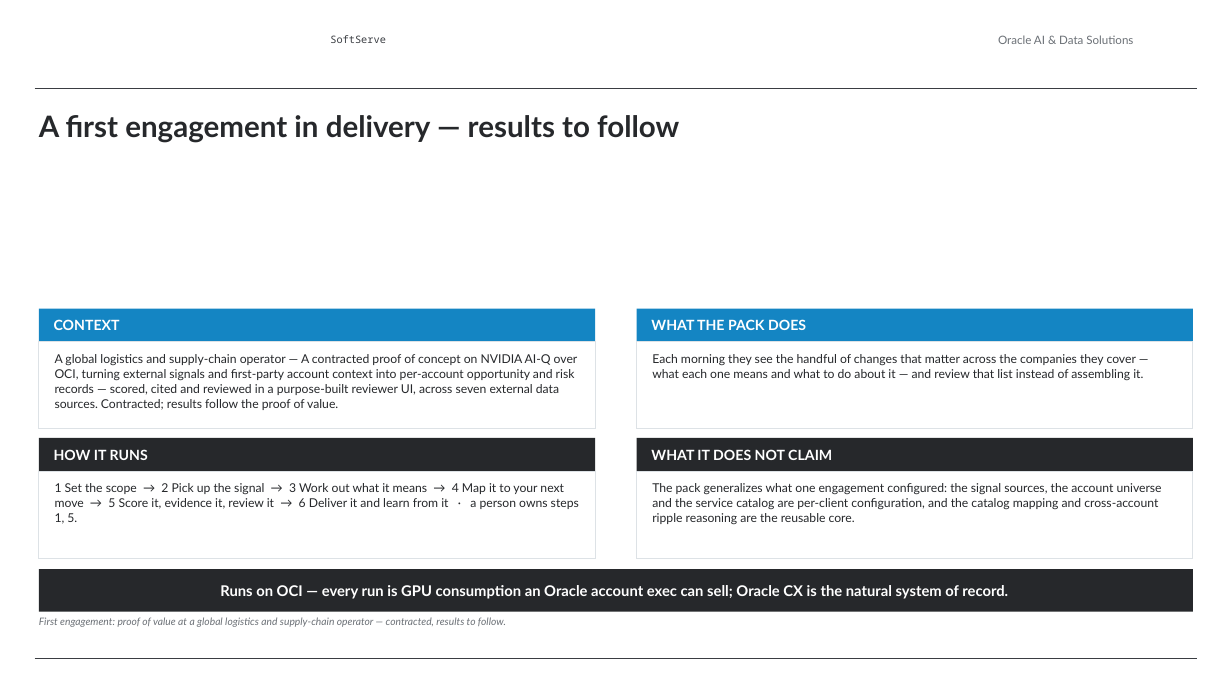
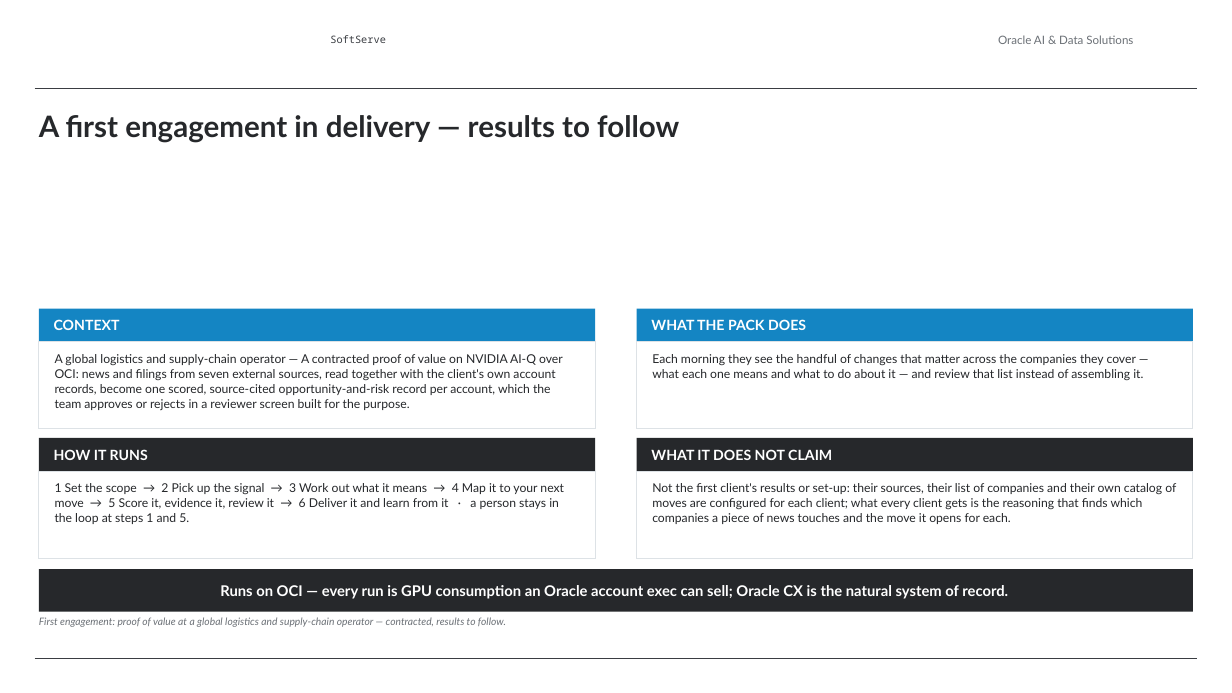
Before and after one commit to alexey-orlov/AO-Personal-OS, a slide deck: slide 5 of outputs/oracle-packs/account-insights/artifacts/account-insights-sales-deck.pptx. Drawn at 1232x693 pixels with LibreOffice and Linux fonts; fonts in the diff are those of the drawing; background and template pictures are left out. Boxes give left, top, right and bottom in pixels: in the first picture for what was removed or moved away, otherwise in the second. Text is boxed around its words. In the diff, an @@ line names an element or a change of style, - is before the commit and + after.

```diff
--- a/outputs/oracle-packs/account-insights/artifacts/account-insights-sales-deck.pptx
+++ b/outputs/oracle-packs/account-insights/artifacts/account-insights-sales-deck.pptx
@@ text at [55,354,563,410]: text changed @@
-A global logistics and supply-chain operator — A contracted proof of concept on NVIDIA AI-Q over OCI, turning external signals and first-party account context into per-account opportunity and risk records — scored, cited and reviewed in a purpose-built reviewer UI, across seven external data sources. Contracted; results follow the proof of value.
+A global logistics and supply-chain operator — A contracted proof of value on NVIDIA AI-Q over OCI: news and filings from seven external sources, read together with the client's own account records, become one scored, source-cited opportunity-and-risk record per account, which the team approves or rejects in a reviewer screen built for the purpose.
@@ text at [55,483,564,524]: text changed @@
-1 Set the scope → 2 Pick up the signal → 3 Work out what it means → 4 Map it to your next move → 5 Score it, evidence it, review it → 6 Deliver it and learn from it · a person owns steps 1, 5.
+1 Set the scope → 2 Pick up the signal → 3 Work out what it means → 4 Map it to your next move → 5 Score it, evidence it, review it → 6 Deliver it and learn from it · a person stays in the loop at steps 1 and 5.
@@ text at [652,483,1176,524]: text changed @@
-The pack generalizes what one engagement configured: the signal sources, the account universe and the service catalog are per-client configuration, and the catalog mapping and cross-account ripple reasoning are the reusable core.
+Not the first client's results or set-up: their sources, their list of companies and their own catalog of moves are configured for each client; what every client gets is the reasoning that finds which companies a piece of news touches and the move it opens for each.
```
Also in this commit, not shown: 5 other slides changed, 1 other file.
